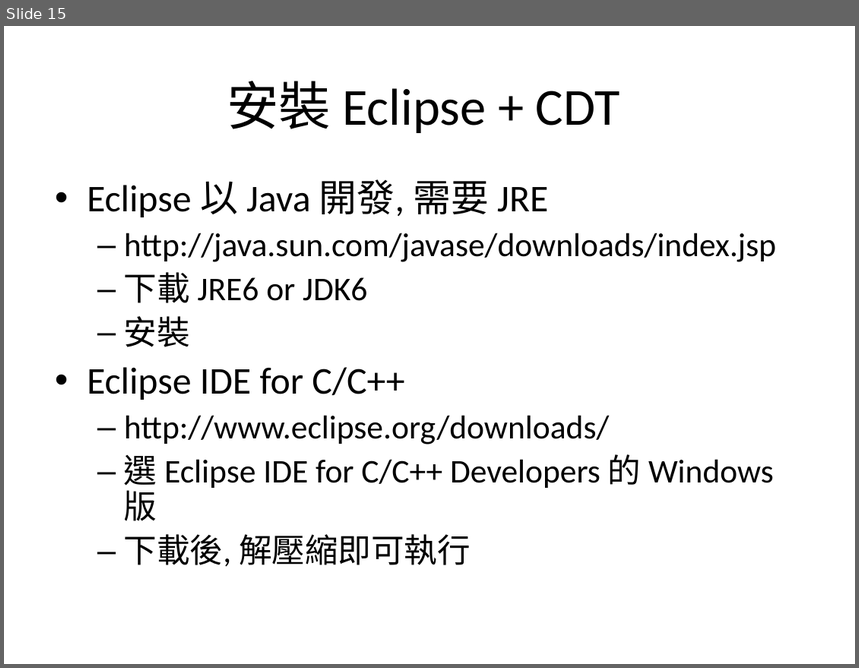
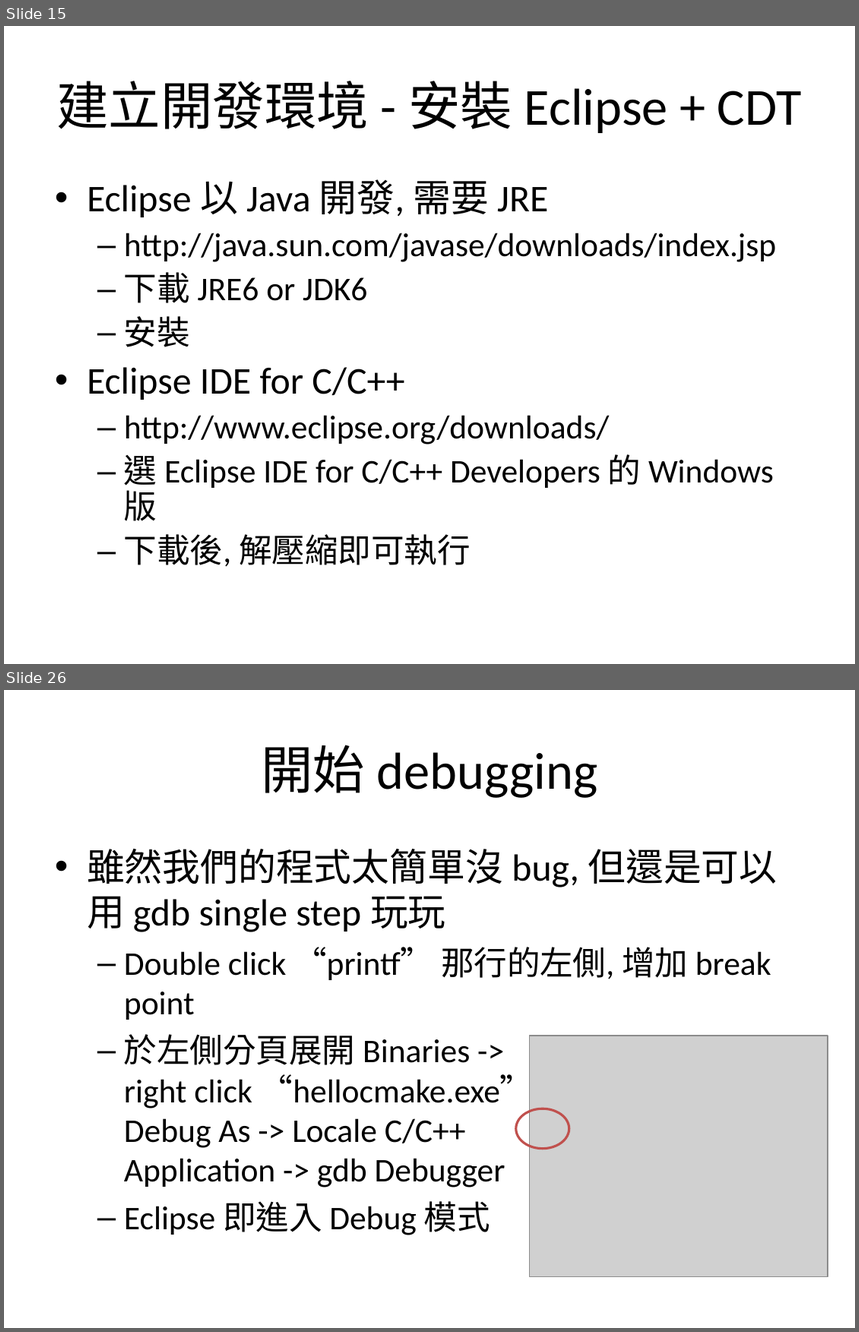
Before and after one commit to jayska/Programming, a slide deck: Slides/ProgFun.ppt. Shown one above the other, each under a label of ours: slide 15 before the commit, slides 15 and 26 after it; the slides between them are not shown. The pictures are 859x668 and 859x1332 pixels, drawn with LibreOffice and Linux fonts; fonts in the diff are those of the drawing; grey boxes stand for pictures. Boxes give left, top, right and bottom in pixels: in the first picture for what was removed or moved away, otherwise in the second. Text is boxed around its words. In the diff, an @@ line names an element or a change of style, - is before the commit and + after.

```diff
--- a/Slides/ProgFun.ppt
+++ b/Slides/ProgFun.ppt
@@ slide 26 added at [4,690,855,1328], background #FFFFFF @@
@@ title added at [261,745,598,798], 44 pt, text #000000 @@
+開始 debugging
@@ text added at [87,849,777,1236], 28 pt, text #000000 @@
+• 雖然我們的程式太簡單沒 bug, 但還是可以用 gdb single step 玩玩
+  – Double click “printf” 那行的左側, 增加 break point
+  – 於左側分頁展開 Binaries ->
+    right click “hellocmake.exe” ->
+    Debug As -> Locale C/C++
+    Application -> gdb Debugger
+  – Eclipse 即進入 Debug 模式
@@ picture added at [529,1036,828,1277] @@
@@ ellipse added at [516,1109,569,1149], outline #C0504D 2.01 pt @@
@@ slide 15 changed as well @@
@@ title at [56,81,802,133]: text changed @@
-安裝 Eclipse + CDT
+建立開發環境 - 安裝 Eclipse + CDT
```
Also in this commit, not shown: 6 other slides changed, 15 other slides added, 2 slides removed.
